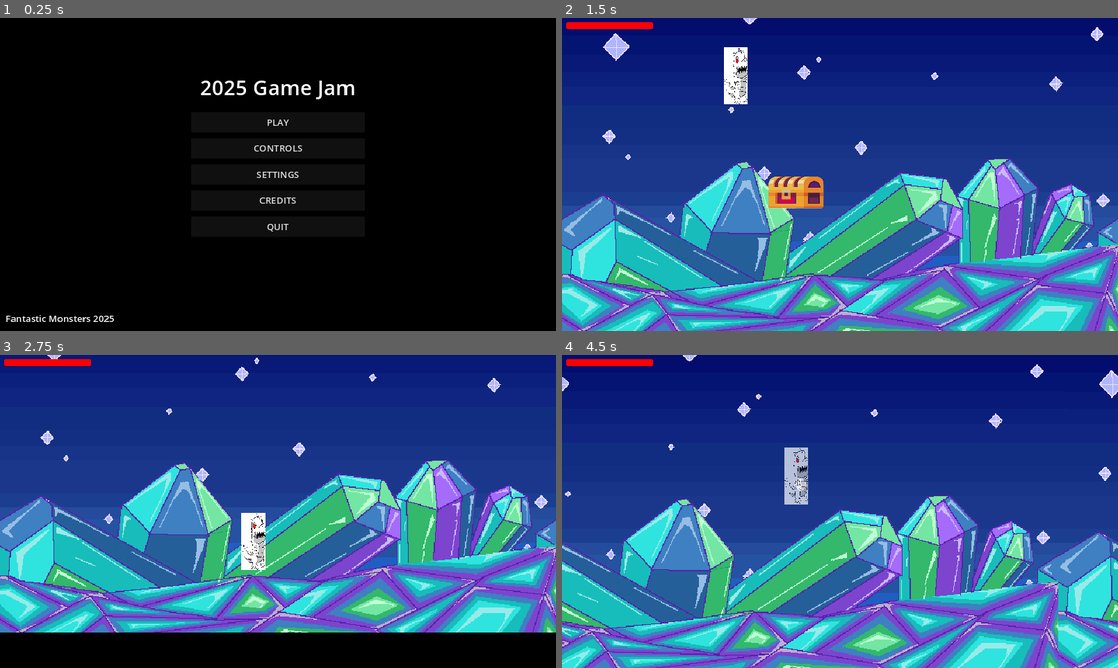
Above: before the commit, frames 1-4 (two rows, left to right).
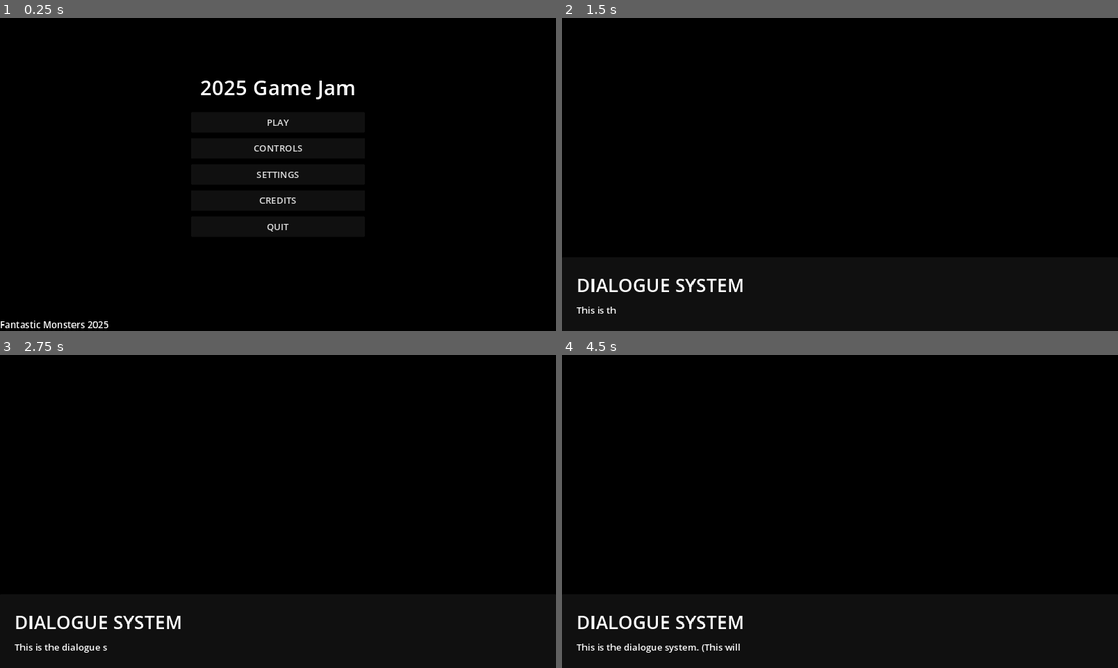
Above: after the commit, the same moments.

Repository: RandomlyZay/2025-game-jam
Game: Godot game, scene res://ui/menus/main_menu/main_menu.tscn
The game is run twice, just before and just after one commit, with the same random seed, the same clock (stepped at 60 frames per second) and the same inputs.
Inputs (mouse positions are in pixels of both pictures, inside the frame that each line leads up to):
- Up to frame 1 (0.25 s): no input
- Up to frame 2 (1.5 s): click "PLAY" at 0.5 s; tap Enter (ui_accept) at 1.25 s; move the mouse to (962, 158) at 1.27 s; hold D (move_right) from 1.28 s (still down); hold E (interact) from 1.28 s (still down); click (962, 158) at 1.42 s
- Up to frame 3 (2.75 s): tap Enter (ui_accept) at 1.52, 2.27 s; move the mouse to (166, 527) at 2.02 s; release D (move_right) at 2.03 s; release E (interact) at 2.03 s; hold S (move_down) from 2.03 s (still down); tap Space (dash) at 2.1 s; tap E (interact) at 2.3 s
- Up to frame 4 (4.5 s): move the mouse to (895, 442) at 2.77 s; release S (move_down) at 2.78 s; hold D (move_right) 2.78-3.53 s; hold E (interact) 2.78-3.53 s; move the mouse to (812, 574) at 3.52 s; hold W (move_up) 3.53-4.28 s; tap E (interact) at 3.6 s; click (812, 574) at 3.67 s; tap Enter (ui_accept) at 3.77 s; move the mouse to (1006, 558) at 4.27 s; hold A (move_left) from 4.28 s (still down); hold E (interact) from 4.28 s (still down); tap Space (dash) at 4.35 s

The runs differ from the first frame. In frame 1, 0.4% of the frame differs, in the area x 0-21%, y 94-100%; in frame 2, 100%; in frame 3, 89%; in frame 4, 100%, in the area x 0-100%, y 0-100%.

Commit message:
Updated dialogue and added intro sequence

Diff:
--- /dev/null
+++ b/stages/intro/dialogues/intro.json
@@ -0,0 +1,22 @@
+[
+  {
+	"speaker": "Dialogue System",
+	"text": "[auto 5][speed 0.5]This is the dialogue system. (This will auto-progress in 5 seconds)"
+  },
+  {
+	"speaker": "Hello",
+	"text": "[sound enemy_bullet][speed 1.5]Press enter or space to skip to the end of a line. You can use commands wrapped in brackets to control the dialogue."
+  },
+  {
+	"speaker": "Commands",
+	"text": "[sound enemy_hurt]These are the commands you can use: [wait 1][speed 3]speeeeeeeeeeeeeeeeeeed, [wait 1][speed 1][sound text]sound, [wait 3][music test]music, [wait 1][event scene_change]event, and of course[wait 3]...[wait 5] wait."
+  },
+  {
+	"speaker": "Dragon",
+	"text": "[speaker Guy]You can also change the speaker!"
+  },
+  {
+	"speaker": "Skipping",
+	"text": "Hold INTERACT (E) for 3 seconds at any time to skip straight to level 1!"
+  }
+]
--- /dev/null
+++ b/stages/intro/intro.gd
@@ -0,0 +1,24 @@
+extends Node2D
+
+@onready var ui_manager: UIManager
+@onready var dialogue = $HUD/PlayerHUD/DialogueBox
+
+# Called when the node enters the scene tree for the first time.
+func _ready() -> void:
+	setup_ui_manager()
+	Audio.play_music("intro")
+
+	dialogue.dialogue_finished.connect(_on_dialogue_finished)
+	dialogue.load_and_start_dialogue("intro", "intro")
+
+func setup_ui_manager() -> void:
+	ui_manager = UIManager.new()
+	add_child(ui_manager)
+	ui_manager.initialize_UI($HUD)
+
+func _on_dialogue_finished() -> void:
+	get_tree().change_scene_to_file("res://stages/level1/level1.tscn")
+
+# Called every frame. 'delta' is the elapsed time since the previous frame.
+func _process(delta: float) -> void:
+	pass
--- /dev/null
+++ b/stages/intro/intro.tscn
@@ -0,0 +1,9 @@
+[gd_scene load_steps=3 format=3 uid="uid://ds1bn740oldts"]
+
+[ext_resource type="Script" path="res://stages/intro/intro.gd" id="1_45568"]
+[ext_resource type="PackedScene" uid="uid://dq8qo4qvlvhwj" path="res://ui/hud/hud.tscn" id="2_rat55"]
+
+[node name="Intro" type="Node2D"]
+script = ExtResource("1_45568")
+
+[node name="HUD" parent="." instance=ExtResource("2_rat55")]
--- a/stages/level1/level1.gd
+++ b/stages/level1/level1.gd
@@ -5,6 +5,7 @@
 
 func _ready() -> void:
 	setup_ui_manager()
+	$HUD/PlayerHUD/Health
 	Audio.stop_music()
 	#dialogue.load_and_start_dialogue("test", "test")  # Uncomment to run dialogue
 
@@ -13,6 +14,9 @@
 	add_child(ui_manager)
 	ui_manager.initialize_UI($HUD)
 
+func on_dialogue_finished() -> void:
+	get_tree().change_scene_to_file("res://stages/level1/level1.tscn")
+
 func _unhandled_input(event: InputEvent) -> void:
 	if event.is_action_pressed("ui_cancel"):
 		if is_instance_valid(ui_manager.game_over_menu_instance) and ui_manager.game_over_menu_instance.visible:
--- a/stages/level1/level1.tscn
+++ b/stages/level1/level1.tscn
@@ -38,7 +38,7 @@
 polygon = PackedVector2Array(0, 1440, 100000, 1440)
 
 [node name="chest" parent="." instance=ExtResource("4_6ms3x")]
-position = Vector2(800, 630)
+position = Vector2(960, 1056)
 
 [node name="Player" parent="." instance=ExtResource("2_1emke")]
 position = Vector2(500, 200)
--- a/ui/hud/dialogue/dialogue_box.gd
+++ b/ui/hud/dialogue/dialogue_box.gd
@@ -4,7 +4,8 @@
 signal custom_event(event_name: String)
 
 # Configuration
-var dialogue_speed: float = 0.05  # Time between characters
+var default_dialogue_speed: float = 0.05  # Default time per character at speed 1.0
+var dialogue_speed: float = default_dialogue_speed
 var skip_action: String = "ui_accept"
 var current_dialogue: Array = []
 var current_line: int = -1
@@ -13,42 +14,70 @@
 var current_commands: Array = []
 var current_sound: String = "text"
 var current_pitch_range: Vector2 = Vector2(0.9, 1.1)
-var last_sound_character: int = 0  # Track the last character we played a sound for
+var last_sound_character: int = 0
+
+# Auto-progress variables
+var line_has_auto: bool = false
+var auto_progress_time: float = -1.0
+var is_auto_progressing: bool = false
+var auto_progress_timer: Timer
+
+# Skip variables
+var hold_timer: Timer
+var is_holding_skip: bool = false
+const HOLD_SKIP_TIME: float = 3.0
 
 @onready var speaker_label: Label = $Panel/MarginContainer/VBoxContainer/SpeakerName
 @onready var text_label: Label = $Panel/MarginContainer/VBoxContainer/DialogueText
 @onready var text_timer: Timer = $Panel/MarginContainer/TextTimer
 
-func _ready():
+func _ready() -> void:
 	hide()
 	text_timer.wait_time = dialogue_speed
 	text_timer.timeout.connect(_on_text_timer_timeout)
 
-func load_and_start_dialogue(stage_name: String, dialogue_name: String):
+	# Auto-progress timer setup
+	auto_progress_timer = Timer.new()
+	auto_progress_timer.one_shot = true
+	add_child(auto_progress_timer)
+	auto_progress_timer.timeout.connect(_on_auto_progress_timer_timeout)
+
+	# Skip timer setup
+	hold_timer = Timer.new()
+	hold_timer.one_shot = true
+	hold_timer.wait_time = HOLD_SKIP_TIME
+	add_child(hold_timer)
+	hold_timer.timeout.connect(_on_hold_timer_timeout)
+
+func load_and_start_dialogue(stage_name: String, dialogue_name: String) -> void:
 	var full_path = "res://stages/%s/dialogues/%s.json" % [stage_name, dialogue_name]
 	var file = FileAccess.open(full_path, FileAccess.READ)
-
 	if file:
 		var content = file.get_as_text()
 		var dialogue = JSON.parse_string(content)
 		if dialogue is Array:
 			start_dialogue(dialogue)
 		else:
-			push_error("Invalid dialogue format in: ", full_path)
+			push_error("Invalid dialogue format in: %s" % full_path)
 	else:
-		push_error("Failed to load dialogue file: ", full_path)
-
-func start_dialogue(dialogue: Array):
+		push_error("Failed to load dialogue file: %s" % full_path)
+
+func start_dialogue(dialogue: Array) -> void:
 	show()
 	current_dialogue = dialogue
 	current_line = -1
 	next_line()
 
-func next_line():
-	# Reset sound to defaults for new line
+func next_line() -> void:
+	# Reset all command parameters to defaults.
 	current_sound = "text"
 	current_pitch_range = Vector2(0.9, 1.1)
-	last_sound_character = 0  # Reset the last sound character counter
+	dialogue_speed = default_dialogue_speed
+	text_timer.wait_time = dialogue_speed
+	auto_progress_time = -1.0
+	is_auto_progressing = false
+	line_has_auto = false
+	last_sound_character = 0
 
 	if is_animating:
 		complete_line()
@@ -65,26 +94,111 @@
 	var parsed = parse_text(original_text)
 	text_label.text = parsed.processed_text
 	current_commands = parsed.commands
-	text_label.visible_ratio = 0
+	text_label.visible_characters = 0
 	visible_characters = 0
 
-	start_animation()
-
-func start_animation():
+	# Check for an auto command in this line.
+	for cmd in current_commands:
+		if cmd.command == "auto":
+			line_has_auto = true
+			break
+
 	is_animating = true
 	text_timer.start()
 
-func complete_line():
+func _on_text_timer_timeout() -> void:
+	if visible_characters < text_label.get_total_character_count():
+		await _process_commands(visible_characters)
+		visible_characters += 1
+		text_label.visible_characters = visible_characters
+
+		# Determine when to play a sound (based on speed).
+		var base_speed = default_dialogue_speed
+		var actual_speed = dialogue_speed
+		var speed_ratio = base_speed / actual_speed
+		var chars_between_sounds = clamp(floor(speed_ratio), 1, 4)
+		if visible_characters - last_sound_character >= chars_between_sounds:
+			Audio.play_sfx(
+				current_sound,
+				{"pitch": randf_range(current_pitch_range.x, current_pitch_range.y)}
+			)
+			last_sound_character = visible_characters
+	else:
+		await complete_line()
+
+func _process_commands(pos: int) -> void:
+	for cmd in current_commands:
+		if cmd.position == pos and (not cmd.has("executed") or not cmd.executed):
+			await execute_command(cmd)
+			cmd.executed = true
+
+func execute_command(cmd: Dictionary, instant: bool = false) -> void:
+	var command = cmd.command
+	var args: Array = cmd.args
+	match command:
+		"sound":
+			if args.size() >= 1:
+				current_sound = args[0]
+				if args.size() >= 3:
+					current_pitch_range = Vector2(args[1].to_float(), args[2].to_float())
+				elif args.size() >= 2:
+					current_pitch_range = Vector2(args[1].to_float(), args[1].to_float())
+		"music":
+			if args.size() >= 1:
+				Audio.play_music(args[0])
+		"speed":
+			if args.size() >= 1:
+				var speed_multiplier = args[0].to_float()
+				dialogue_speed = default_dialogue_speed / speed_multiplier
+				text_timer.wait_time = dialogue_speed
+		"wait":
+			if args.size() >= 1:
+				if not instant:
+					text_timer.stop()
+					await get_tree().create_timer(args[0].to_float()).timeout
+					text_timer.start()
+		"speaker":
+			if args.size() > 0:
+				speaker_label.text = join_array(args, " ")
+		"event":
+			if args.size() > 0:
+				custom_event.emit(args[0])
+		"auto":
+			if args.size() >= 1:
+				auto_progress_time = args[0].to_float()
+		_:
+			push_error("Unknown command: %s" % command)
+
+func complete_line() -> void:
+	# Reveal all remaining text immediately.
 	visible_characters = text_label.get_total_character_count()
 	text_label.visible_characters = visible_characters
+
+	# Execute any remaining commands.
 	for cmd in current_commands:
-		if cmd.position <= visible_characters and not cmd.get("executed", false):
-			execute_command(cmd)
-			cmd.executed = true
+		if cmd.position <= visible_characters and (not cmd.has("executed") or not cmd.executed):
+			if cmd.command == "wait":
+				cmd.executed = true
+			else:
+				await execute_command(cmd, true)
+				cmd.executed = true
+
 	text_timer.stop()
 	is_animating = false
 
-func end_dialogue():
+	# Play finishing sound if not auto-progressing.
+	if not line_has_auto and auto_progress_time < 0:
+		Audio.play_sfx("text_finish")
+
+	# Handle auto-progress.
+	if auto_progress_time >= 0:
+		is_auto_progressing = true
+		if auto_progress_time == 0:
+			next_line()
+		else:
+			auto_progress_timer.start(auto_progress_time)
+
+func end_dialogue() -> void:
 	hide()
 	current_dialogue = []
 	current_line = -1
@@ -97,7 +211,6 @@
 	var regex = RegEx.new()
 	regex.compile("\\[(?<command>[^\\]]+)\\]")
 	var matches = regex.search_all(original_text)
-
 	var last_end := 0
 	for match in matches:
 		var start = match.get_start()
@@ -107,8 +220,8 @@
 		var command_str = match.get_string("command")
 		var parts = command_str.split(" ", false)
 		var command_name = parts[0]
-		var args = parts.slice(1) if parts.size() > 1 else []
-
+		# Use Godot 4’s ternary operator syntax:
+		var args: Array = parts.slice(1, parts.size()) if parts.size() > 1 else []
 		commands.append({
 			"position": processed_text.length(),
 			"command": command_name,
@@ -116,79 +229,46 @@
 		})
 		last_end = end
 	processed_text += original_text.substr(last_end)
-	return { "processed_text": processed_text, "commands": commands }
-
-func execute_command(cmd: Dictionary):
-	var command = cmd.command
-	var args: Array = cmd.args
-
-	match command:
-		"sound":
-			if args.size() >= 1:
-				current_sound = args[0]
-				if args.size() >= 3:
-					current_pitch_range = Vector2(args[1].to_float(), args[2].to_float())
-				elif args.size() >= 2:
-					var pitch = args[1].to_float()
-					current_pitch_range = Vector2(pitch, pitch)
-		"music":
-			if args.size() >= 1:
-				Audio.play_music(args[0])
-		"speed":
-			if args.size() >= 1:
-				dialogue_speed = args[0].to_float()
-				text_timer.wait_time = dialogue_speed
-		"wait":
-			if args.size() >= 1:
-				text_timer.stop()
-				await get_tree().create_timer(args[0].to_float()).timeout
-				text_timer.start()
-		"speaker":
-			if !args.is_empty():
-				speaker_label.text = " ".join(args)
-		"event":
-			if !args.is_empty():
-				custom_event.emit(args[0])
-		_:
-			push_error("Unknown command: %s" % command)
-
-func _on_text_timer_timeout():
-	if visible_characters < text_label.get_total_character_count():
-		visible_characters += 1
-		text_label.visible_characters = visible_characters
-
-		# Calculate how many characters to wait between sounds based on speed
-		var speed_ratio = dialogue_speed / 0.05
-		var chars_between_sounds = 1  # Default to every character at normal speed
-
-		if speed_ratio < 1.0:  # For faster speeds
-			# As speed increases (ratio decreases), we increase characters between sounds
-			# At 0.025 (2x speed) -> every 2 chars
-			# At 0.0125 (4x speed) -> every 3 chars
-			# At 0.00625 (8x speed) -> every 4 chars, etc
-			chars_between_sounds = ceili(1.0 / speed_ratio * 0.5)
-			chars_between_sounds = clampi(chars_between_sounds, 1, 4)  # Never wait more than 4 chars
-
-		# Play sound if we've passed enough characters since the last sound
-		if visible_characters - last_sound_character >= chars_between_sounds:
-			Audio.play_sfx(
-				current_sound,
-				{"pitch": randf_range(current_pitch_range.x, current_pitch_range.y)}
-			)
-			last_sound_character = visible_characters
-
-		# Process commands
-		for cmd in current_commands:
-			if cmd.position == visible_characters and not cmd.get("executed", false):
-				execute_command(cmd)
-				cmd.executed = true
-	else:
-		complete_line()
-
-func _unhandled_input(event):
+	return {"processed_text": processed_text, "commands": commands}
+
+func _on_auto_progress_timer_timeout() -> void:
+	next_line()
+
+func _on_hold_timer_timeout() -> void:
+	if visible:
+		end_dialogue()
+
+func _unhandled_input(event: InputEvent) -> void:
+	# Handle hold-to-skip.
+	if event.is_action_pressed("interact") and visible:
+		is_holding_skip = true
+		hold_timer.start()
+		get_viewport().set_input_as_handled()
+
+	if event.is_action_released("interact") and visible:
+		is_holding_skip = false
+		hold_timer.stop()
+		get_viewport().set_input_as_handled()
+
+	# Handle skip action.
 	if event.is_action_pressed(skip_action) and visible:
+		if line_has_auto or is_auto_progressing:
+			get_viewport().set_input_as_handled()
+			return
+
 		if is_animating:
 			complete_line()
 		else:
 			next_line()
-		get_viewport().set_input_as_handled()
+
+		if get_viewport():
+			get_viewport().set_input_as_handled()
+
+# Helper function to join an array of strings using a delimiter.
+func join_array(arr: Array, delim: String) -> String:
+	var result: String = ""
+	for i in arr:
+		if result != "":
+			result += delim
+		result += str(i)
+	return result
--- a/ui/hud/dialogue/dialoguebox.tscn
+++ b/ui/hud/dialogue/dialoguebox.tscn
@@ -3,9 +3,10 @@
 [ext_resource type="Script" path="res://ui/hud/dialogue/dialogue_box.gd" id="1_bxmsp"]
 
 [sub_resource type="LabelSettings" id="LabelSettings_8avye"]
-font_size = 32
+font_size = 64
 
 [sub_resource type="LabelSettings" id="LabelSettings_p1bry"]
+font_size = 32
 
 [node name="DialogueBox" type="CanvasLayer"]
 script = ExtResource("1_bxmsp")
--- a/ui/hud/hud.tscn
+++ b/ui/hud/hud.tscn
@@ -24,6 +24,7 @@
 [node name="DialogueBox" parent="PlayerHUD" instance=ExtResource("1_okv1v")]
 
 [node name="Health" type="ProgressBar" parent="PlayerHUD"]
+visible = false
 custom_minimum_size = Vector2(400, 30)
 layout_mode = 2
 theme_override_styles/fill = SubResource("StyleBoxFlat_Health")
--- a/ui/menus/main_menu/main_menu.gd
+++ b/ui/menus/main_menu/main_menu.gd
@@ -45,7 +45,7 @@
 		first_button.grab_focus()
 
 func _on_play_pressed() -> void:
-	get_tree().change_scene_to_file("res://stages/level1/level1.tscn")
+	get_tree().change_scene_to_file("res://stages/intro/intro.tscn")
 
 func _on_controls_pressed() -> void:
 	get_tree().change_scene_to_file("res://ui/menus/main_menu/controls_menu/controls_menu.tscn")
--- a/ui/menus/main_menu/main_menu.tscn
+++ b/ui/menus/main_menu/main_menu.tscn
@@ -79,10 +79,8 @@
 anchors_preset = 2
 anchor_top = 1.0
 anchor_bottom = 1.0
-offset_left = 20.0
-offset_top = -60.0
-offset_right = 400.0
-offset_bottom = -20.0
+offset_top = -45.0
+offset_right = 380.0
 grow_vertical = 0
 theme_override_font_sizes/font_size = 32
 text = "Fantastic Monsters 2025"
Not shown, added: audio/music/intro.wav.import
Not shown, removed: audio/sfx/robot_bullet.wav.import
Not shown, added: audio/sfx/text_finish.wav.import
Not shown, added: audio/music/intro.wav
Not shown, removed: audio/sfx/robot_bullet.wav
Not shown, added: audio/sfx/text_finish.wav
